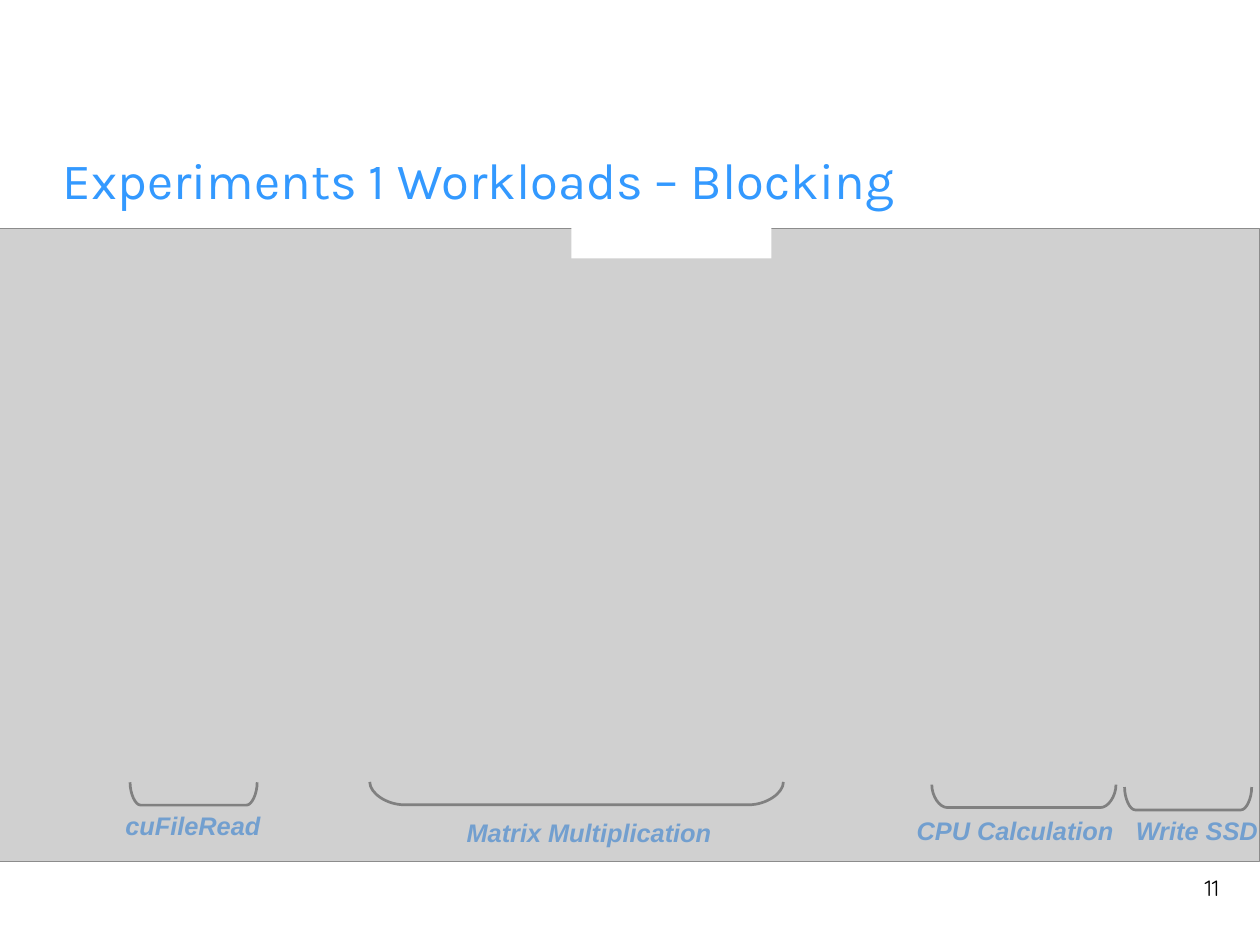
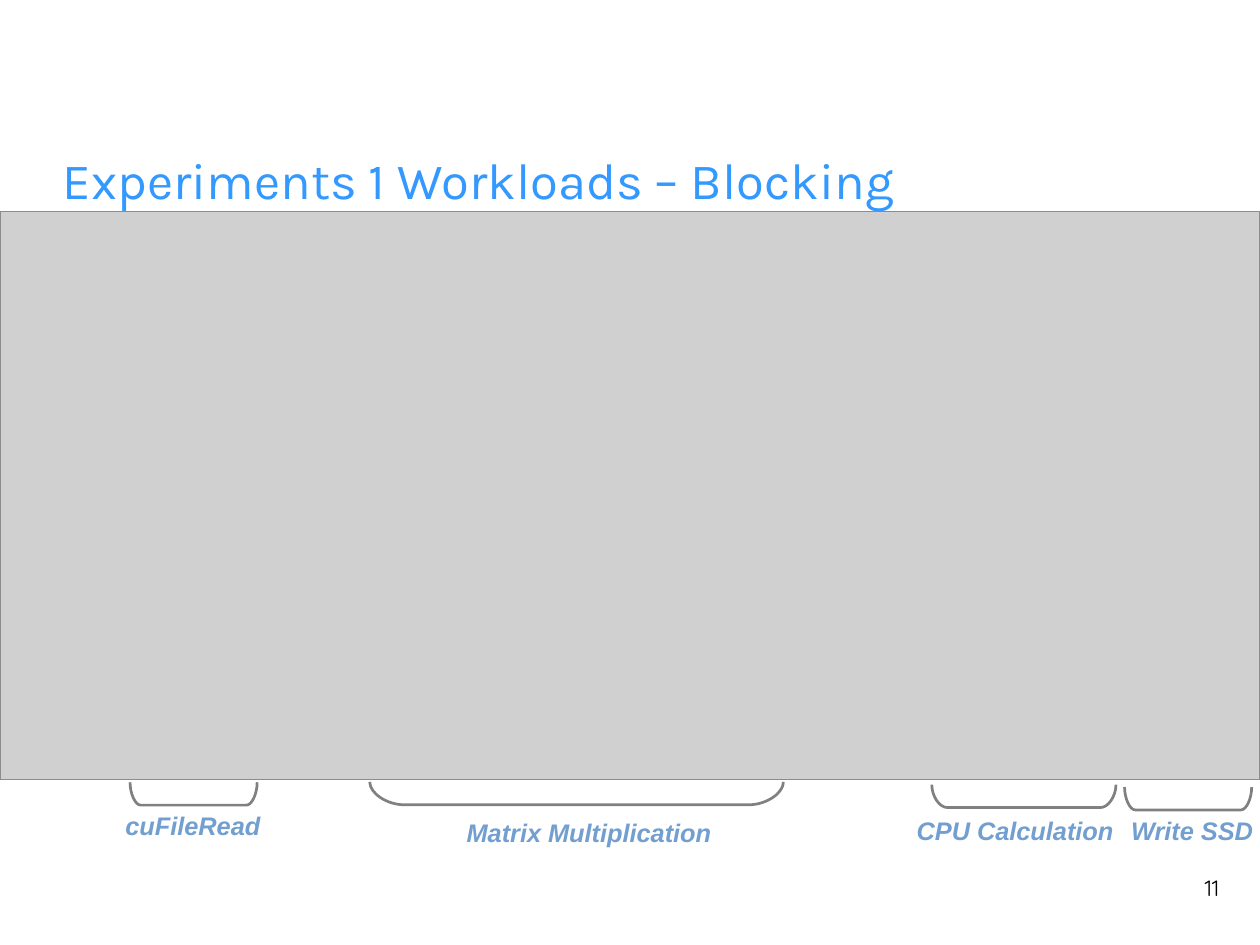
Before and after one commit to fhilprec/HardwareMonitoring, a slide deck: slide 11 of ProjectPresentation.odp. Drawn at 1260x945 pixels with LibreOffice and Linux fonts; fonts in the diff are those of the drawing; grey boxes stand for pictures; background and template pictures are left out. Boxes give left, top, right and bottom in pixels: in the first picture for what was removed or moved away, otherwise in the second. Text is boxed around its words. In the diff, an @@ line names an element or a change of style, - is before the commit and + after.

```diff
--- a/ProjectPresentation.odp
+++ b/ProjectPresentation.odp
@@ picture: place and size @@
-picture at (0,229,1260,861)
+picture at (0,212,1260,780)
@@ rectangle removed at (572,225,772,260) @@
@@ text "Write SSD": place and size @@
-text "Write SSD" at (1136,822,1258,840)
+text "Write SSD" at (1131,821,1253,840)
```
Also in this commit, not shown: 2 other slides changed, 2 other files.
